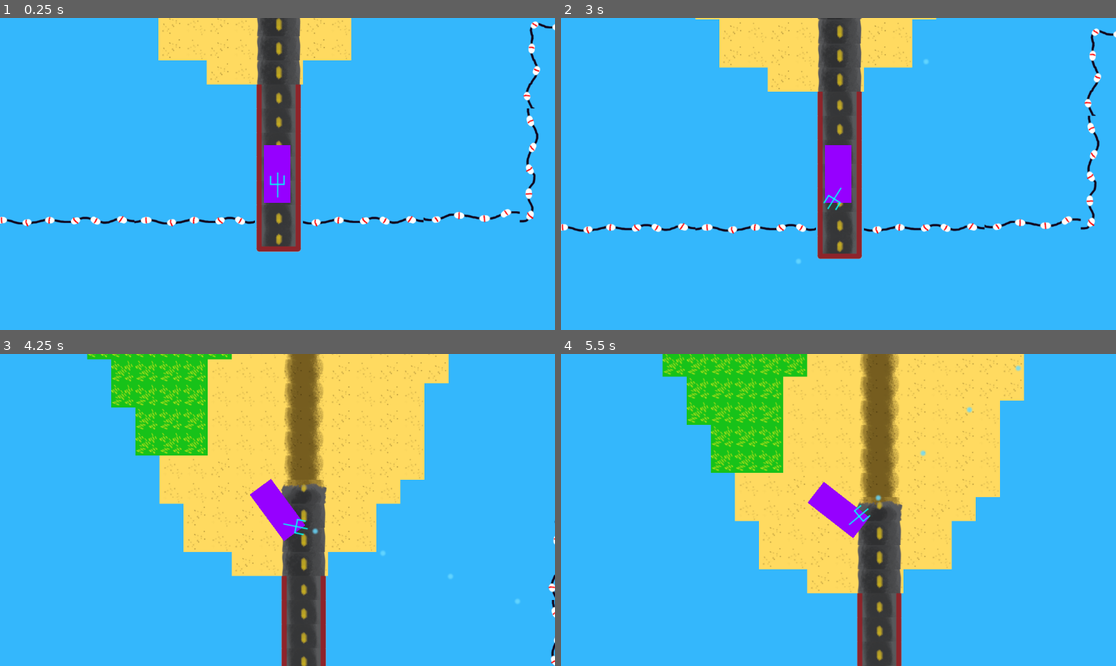
Above: before the commit, frames 1-4 (two rows, left to right).
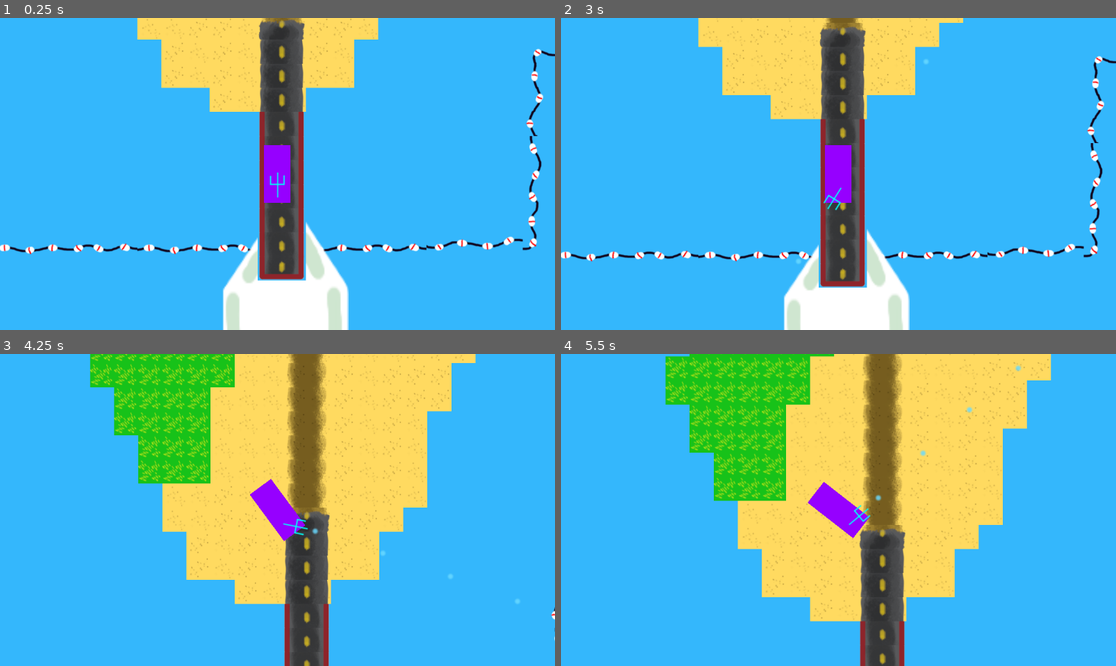
Above: after the commit, the same moments.

Repository: JoshuaKabo/Bothell-Jammin-PSW
Game: Godot game, scene res://GameAssets/main_scene.tscn
Same seed, same stepped clock (60 frames per second), same inputs: the game is played once before the commit and once after it.
Inputs (mouse positions are in pixels of both pictures, inside the frame that each line leads up to):
- Up to frame 1 (0.25 s): no input
- Up to frame 2 (3 s): tap Enter at 0.5, 2.75 s; move the mouse to (960, 158) at 0.52 s; press the mouse at (960, 158) at 0.53 s; hold D (steer_right) 0.53-1.28 s; move the mouse to (727, 189) at 1.27 s; release the mouse at (727, 189) at 1.28 s; hold Down (brake) 1.28-2.03 s; click (727, 189) at 1.35 s; tap Space at 2 s; move the mouse to (894, 105) at 2.02 s; press the mouse at (894, 105) at 2.03 s; hold D (steer_right) 2.03-2.78 s; move the mouse to (810, 236) at 2.77 s; release the mouse at (810, 236) at 2.78 s; hold Up (accelerate) from 2.78 s (still down); click (810, 236) at 2.85 s
- Up to frame 3 (4.25 s): move the mouse to (444, 556) at 3.52 s; release Up (accelerate) at 3.53 s; press the mouse at (444, 556) at 3.53 s; hold Left (steer_left) from 3.53 s (still down)
- Up to frame 4 (5.5 s): move the mouse to (672, 463) at 4.27 s; release the mouse at (672, 463) at 4.28 s; click (672, 463) at 4.35 s; move the mouse to (866, 510) at 5.02 s; release Left (steer_left) at 5.03 s; press the mouse at (866, 510) at 5.03 s; hold Down (brake) from 5.03 s (still down)

The runs differ from the first frame. In frame 1, 14% of the frame differs, in the area x 0-100%, y 0-100%; in frame 2, 14%; in frame 3, 13%; in frame 4, 14%, in the area x 18-89%, y 0-100%.

Commit message:
ferry adjust

Diff:
--- a/GameAssets/Items/ferry.tscn
+++ b/GameAssets/Items/ferry.tscn
@@ -3,12 +3,14 @@
 [ext_resource type="Texture2D" uid="uid://dba0m2byr2grh" path="res://GameAssets/Items/Sprites/ferry.png" id="1_hdoug"]
 
 [sub_resource type="CapsuleShape2D" id="CapsuleShape2D_u71b7"]
-radius = 54.0
-height = 154.0
+radius = 66.3
+height = 265.2
 
-[node name="CharacterBody2D" type="CharacterBody2D"]
+[node name="Ferry" type="CharacterBody2D"]
+scale = Vector2(2, 2)
 
 [node name="Sprite2D" type="Sprite2D" parent="."]
+scale = Vector2(1.4, 1.8)
 texture = ExtResource("1_hdoug")
 
 [node name="CollisionShape2D" type="CollisionShape2D" parent="."]
--- a/GameAssets/main_scene.tscn
+++ b/GameAssets/main_scene.tscn
@@ -1,8 +1,9 @@
-[gd_scene load_steps=8 format=3 uid="uid://bkbbmh46oc1ie"]
+[gd_scene load_steps=9 format=3 uid="uid://bkbbmh46oc1ie"]
 
 [ext_resource type="PackedScene" uid="uid://bhvywqli0xpt" path="res://GameAssets/Player/player_car.tscn" id="1_bbhq1"]
 [ext_resource type="Texture2D" uid="uid://vm86phbvmp4a" path="res://GameAssets/TileMap/Sprites/tilelayout.png" id="2_bdr2c"]
 [ext_resource type="Texture2D" uid="uid://c45kh4h80ecky" path="res://GameAssets/TileMap/Sprites/boundaryline.png" id="3_mipe3"]
+[ext_resource type="PackedScene" uid="uid://c8w5k5eo65kx8" path="res://GameAssets/Items/ferry.tscn" id="4_3kyt3"]
 
 [sub_resource type="TileSetAtlasSource" id="TileSetAtlasSource_qw1xi"]
 texture = ExtResource("3_mipe3")
@@ -269,6 +270,9 @@
 format = 2
 layer_0/tile_data = PackedInt32Array(2228235, 65538, 0, 2228236, 131074, 0, 2228237, 196610, 0, 2228238, 262146, 0, 196 …(2408 unchanged characters)…
 
+[node name="Ferry" parent="." instance=ExtResource("4_3kyt3")]
+position = Vector2(257, 1895)
+
 [node name="level_tiles" type="TileMap" parent="."]
 tile_set = SubResource("TileSet_5gb36")
 format = 2
